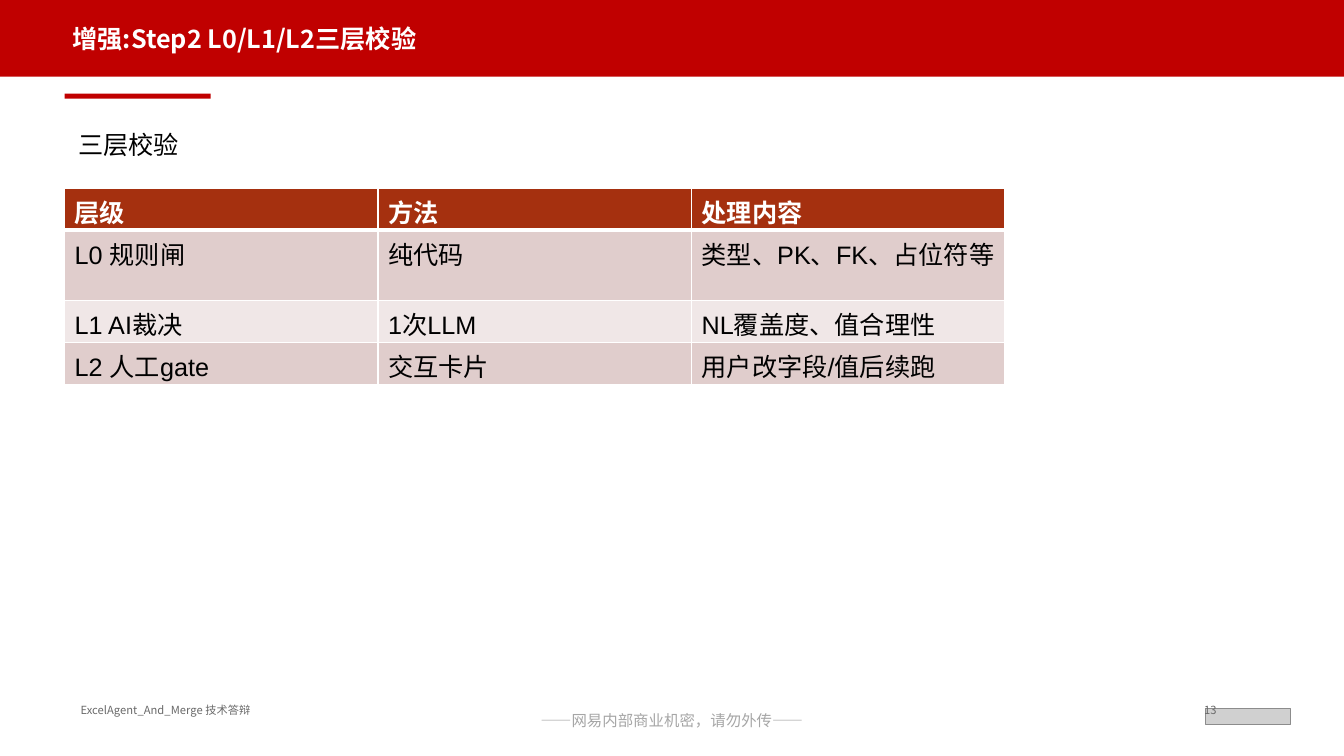
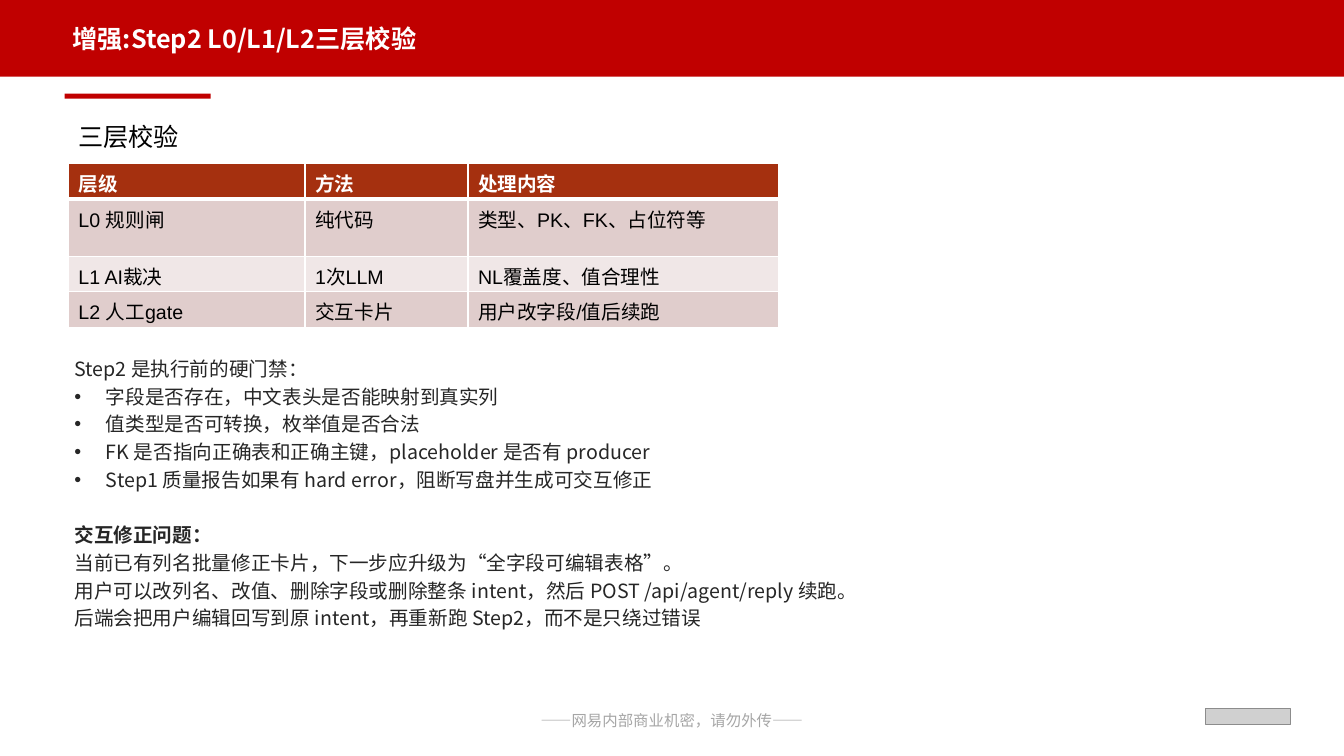
Before and after one commit to Rainwind57/ExcelAgent_And_Merge, a slide deck: slide 15 of 网易互娱通用PPT模板（含保密）_ExcelAgent答辩优化版.pptx. Drawn at 1344x756 pixels with LibreOffice and Linux fonts; fonts in the diff are those of the drawing; grey boxes stand for pictures. Boxes give left, top, right and bottom in pixels: in the first picture for what was removed or moved away, otherwise in the second. Text is boxed around its words. In the diff, an @@ line names an element or a change of style, - is before the commit and + after.

```diff
--- a/网易互娱通用PPT模板（含保密）_ExcelAgent答辩优化版.pptx
+++ b/网易互娱通用PPT模板（含保密）_ExcelAgent答辩优化版.pptx
@@ text "三层校验": place and size @@
-text "三层校验" at [78,132,179,156]
+text "三层校验" at [78,124,179,148]
@@ table at [69,163,779,327] @@
@@ size 18 to 14 pt @@
@@ table: place and size @@
-table at [65,188,1005,386]
+table at [69,163,779,327]
@@ text added at [74,359,857,630], 14 pt, text #262626 @@
+Step2 是执行前的硬门禁：
+• 字段是否存在，中文表头是否能映射到真实列
+• 值类型是否可转换，枚举值是否合法
+• FK 是否指向正确表和正确主键，placeholder 是否有 producer
+• Step1 质量报告如果有 hard error，阻断写盘并生成可交互修正
+交互修正问题：
+当前已有列名批量修正卡片，下一步应升级为“全字段可编辑表格”。
+用户可以改列名、改值、删除字段或删除整条 intent，然后 POST /api/agent/reply 续跑。
+后端会把用户编辑回写到原 intent，再重新跑 Step2，而不是只绕过错误
@@ text removed at [81,704,250,717] @@
-ExcelAgent_And_Merge 技术答辩
@@ text removed at [1204,703,1216,718] @@
-13
```
Also in this commit, not shown: 26 other slides changed, 2 slides added, 59 slides removed, 31 other files.
